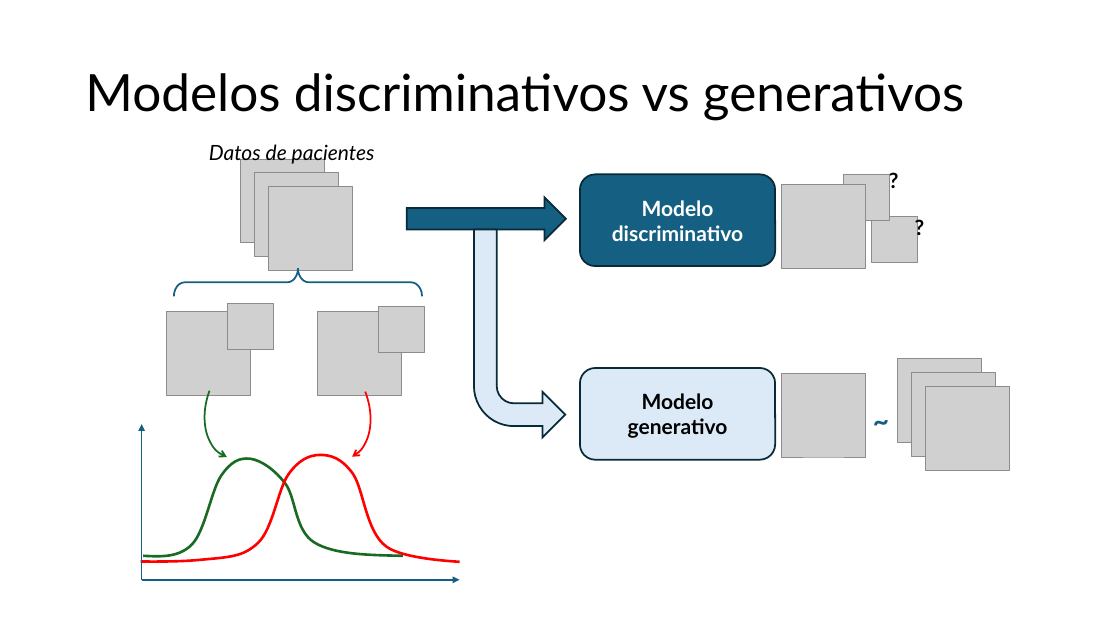
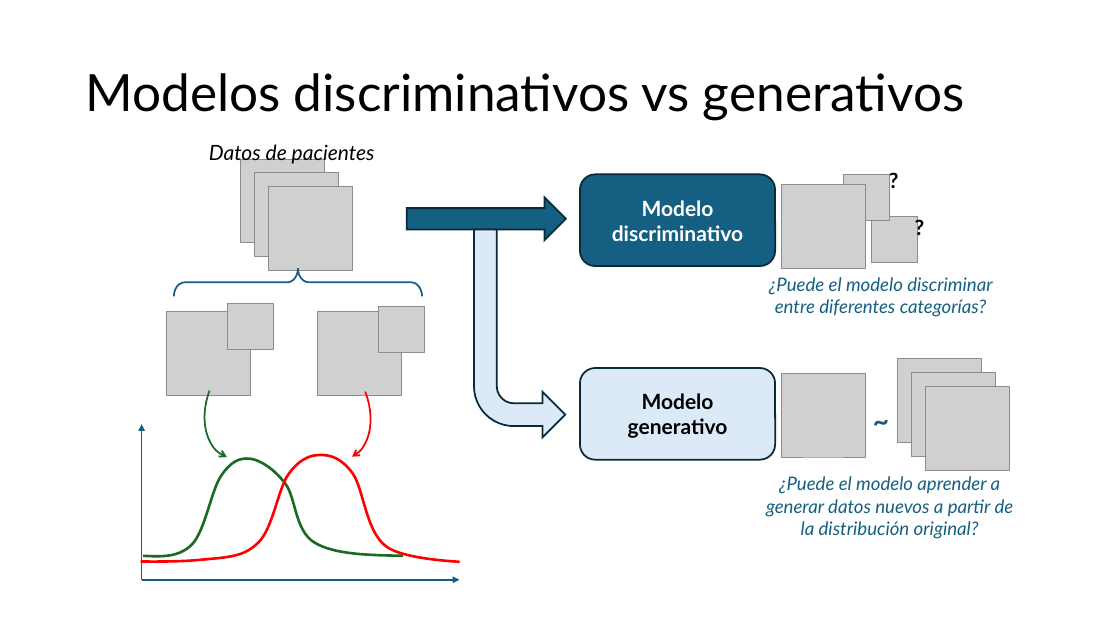
Before and after one commit to edircoli/taller-genbio, a slide deck: slide 9 of slides/byos_ppt.pptx. Drawn at 1120x630 pixels with LibreOffice and Linux fonts; fonts in the diff are those of the drawing; grey boxes stand for pictures. Boxes give left, top, right and bottom in pixels: in the first picture for what was removed or moved away, otherwise in the second. Text is boxed around its words. In the diff, an @@ line names an element or a change of style, - is before the commit and + after.

```diff
--- a/slides/byos_ppt.pptx
+++ b/slides/byos_ppt.pptx
@@ text added at <box>769,277,992,317</box>, 16 pt, text #156082, italic @@
+¿Puede el modelo discriminar entre diferentes categorías?
@@ text added at <box>766,476,1014,539</box>, 16 pt, text #156082, italic @@
+¿Puede el modelo aprender a generar datos nuevos a partir de la distribución original?
```
Also in this commit, not shown: 24 slides added.
